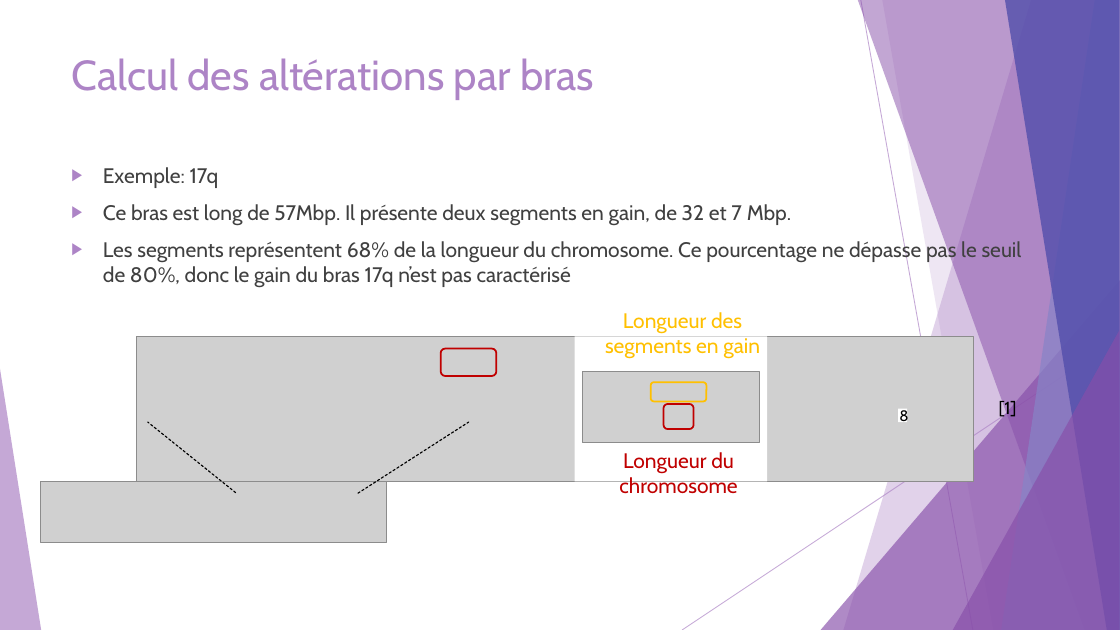
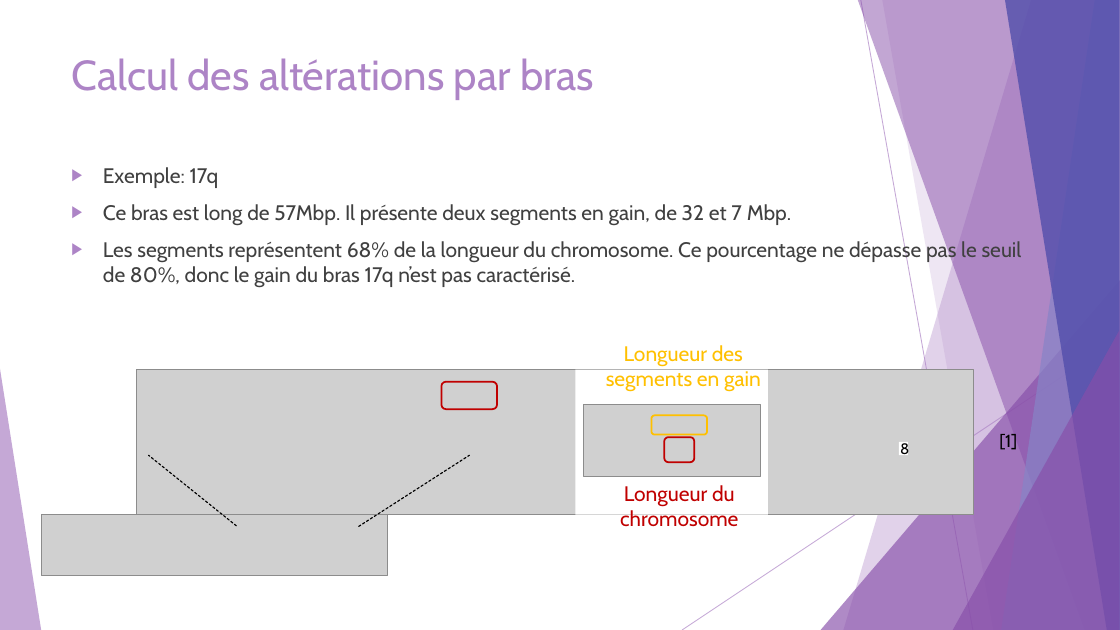
Before and after one commit to Elie-Bordron/DEA-dataviz, a slide deck: slide 12 of docs/docs_I_made/slides/OncoscanR.pptx (slide 9 before the commit). Drawn at 1120x630 pixels with LibreOffice and Linux fonts; fonts in the diff are those of the drawing; grey boxes stand for pictures. Boxes give left, top, right and bottom in pixels: in the first picture for what was removed or moved away, otherwise in the second. Text is boxed around its words. In the diff, an @@ line names an element or a change of style, - is before the commit and + after.

```diff
--- a/docs/docs_I_made/slides/OncoscanR.pptx
+++ b/docs/docs_I_made/slides/OncoscanR.pptx
@@ text at [103, 239, 1022, 288]: text changed @@
-▶ Les segments représentent 68% de la longueur du chromosome. Ce pourcentage ne dépasse pas le seuil de 80%, donc le gain du bras 17q n’est pas caractérisé
+▶ Les segments représentent 68% de la longueur du chromosome. Ce pourcentage ne dépasse pas le seuil de 80%, donc le gain du bras 17q n’est pas caractérisé.
@@ 4 texts, 3 pictures, 2 rectangles, 2 rounded rectangles: place and size @@
-4 texts, 3 pictures, 2 rectangles, 2 rounded rectangles at [40, 312, 1017, 543]
+4 texts, 3 pictures, 2 rectangles, 2 rounded rectangles at [41, 345, 1017, 576]
@@ 2 lines, 1 rounded rectangle: place and size @@
-2 lines, 1 rounded rectangle at [148, 349, 497, 493]
+2 lines, 1 rounded rectangle at [149, 381, 497, 527]
```
Also in this commit, not shown: 6 other slides changed, 5 slides added, 1 slide removed, 29 other files.
